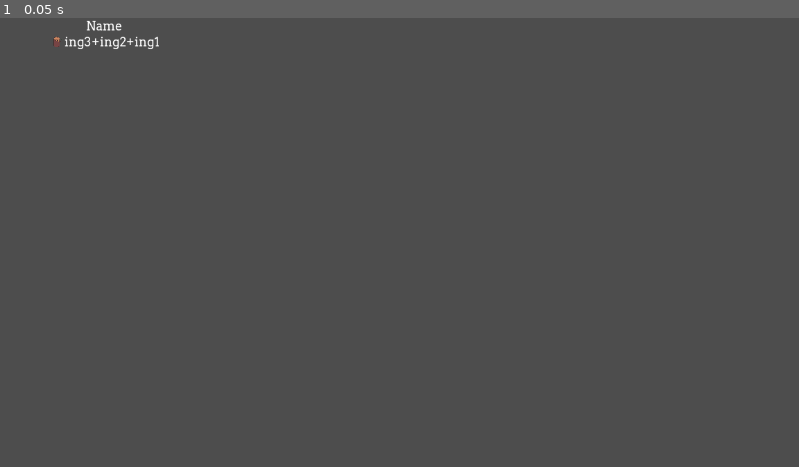
Above: before the commit, frame 1.
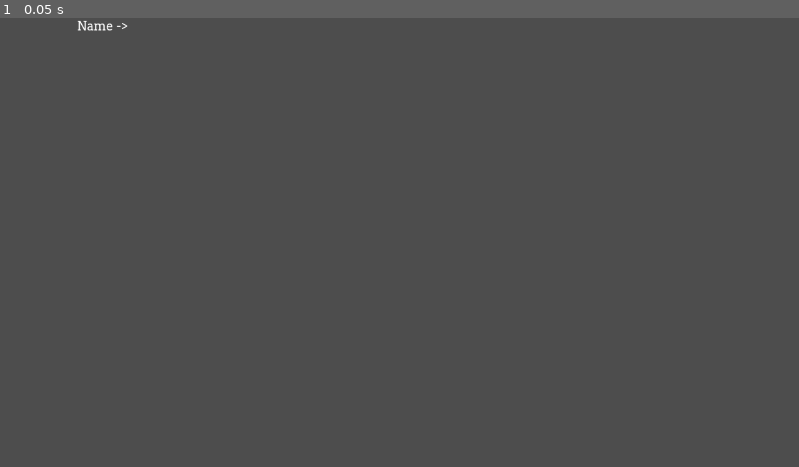
Above: after the commit, the same moment.

Repository: Girlies-stdio/elementalchemy
Game: Godot game, scene res://Scenes/recipe_tip.tscn
Two runs of this game, one before a commit and one after it. Both use one fixed random seed, a clock stepped at 60 frames per second and the inputs below. This scene is started directly instead of the project's main scene.
Inputs:
- Up to frame 1 (0.05 s): no input

The runs differ from the first frame. In frame 1, 0.2% of the frame differs, in the area x 6-20%, y 0-7%.

Commit message:
pretty tooltip

Diff:
--- a/Inventory/tool_tip.gd
+++ b/Inventory/tool_tip.gd
@@ -4,6 +4,7 @@
 @onready var parent = get_parent()
 @onready var isg = parent.itemStackGui
 @onready var show_tooltip = false
+
 func _ready():
 	if !parent.is_node_ready():
 		await parent.ready
@@ -17,24 +18,34 @@
 		var text = format_tooltip(RecipesLoader.recipes[isg.item.name])
 		var recipe = RecipesLoader.recipes[isg.item.name]
 		var ingredients = recipe["ingredients"]
+		var type = recipe["category"]
+
 		if text == null:
 			return ""
 
+		#Instantiate tooltip scene
 		var tooltip = preload("res://Scenes/recipe_tip.tscn").instantiate()
+
+		#Show name, picture of the ingredients & pot it grows in
 		tooltip.get_node("Panel/VBoxContainer/HBoxContainer2/name").text = recipe["name"]
 		tooltip.get_node("Panel/VBoxContainer/HBoxContainer2/name_text").texture = GlobalScript.findItem(recipe["name"]).texture
-		tooltip.get_node("Panel/VBoxContainer/HBoxContainer/HBoxContainer/ing1").text = ingredients[0]
-		tooltip.get_node("Panel/VBoxContainer/HBoxContainer/HBoxContainer2/ing2").text = ingredients[1]
-		tooltip.get_node("Panel/VBoxContainer/HBoxContainer/HBoxContainer3/ing3").text = ingredients[2]
-		tooltip.get_node("Panel/VBoxContainer/HBoxContainer/HBoxContainer/1").texture = GlobalScript.findItem(ingredients[0]).texture
-		tooltip.get_node("Panel/VBoxContainer/HBoxContainer/HBoxContainer2/2").texture = GlobalScript.findItem(ingredients[1]).texture
-		tooltip.get_node("Panel/VBoxContainer/HBoxContainer/HBoxContainer3/3").texture = GlobalScript.findItem(ingredients[2]).texture
+		var res = load("res://Inventory/Items/Pots/pot_tier"+type+".tres")
+		tooltip.get_node("Panel/VBoxContainer/HBoxContainer2/pot").texture = res.texture
+		tooltip.custom_minimum_size = Vector2(300.,25.)
 
-		#tooltip.visible = true
+		#If ingredient unlocked (and with a recipe) show the recipee too
+		if(inv_slot.unlocked && ingredients[0] != "X"):
+			tooltip.custom_minimum_size = Vector2(300.,50.)
+			tooltip.get_node("Panel/VBoxContainer/HBoxContainer/HBoxContainer/ing1").text = ingredients[0]
+			tooltip.get_node("Panel/VBoxContainer/HBoxContainer/HBoxContainer2/ing2").text = ingredients[1]
+			tooltip.get_node("Panel/VBoxContainer/HBoxContainer/HBoxContainer3/ing3").text = ingredients[2]
+			tooltip.get_node("Panel/VBoxContainer/HBoxContainer/HBoxContainer/1").texture = GlobalScript.findItem(ingredients[0]).texture
+			tooltip.get_node("Panel/VBoxContainer/HBoxContainer/HBoxContainer2/2").texture = GlobalScript.findItem(ingredients[1]).texture
+			tooltip.get_node("Panel/VBoxContainer/HBoxContainer/HBoxContainer3/3").texture = GlobalScript.findItem(ingredients[2]).texture
+			tooltip.get_node("Panel/VBoxContainer/HBoxContainer/Label2").show()
+			tooltip.get_node("Panel/VBoxContainer/HBoxContainer/Label").show()
 		return tooltip
-		#var label = Label.new()
-		#label.text = text
-		#return label
+
 	else:
 		return ""
 
@@ -50,8 +61,7 @@
 
 
 	inv_slot = Global.get_node("Inventory").slots[isg.item]
-	#show_tooltip = inv_slot.unlocked
-	show_tooltip = inv_slot.unlocked
+	show_tooltip = inv_slot
 
 func refresh_inv_slot():
 	if isg != null:
@@ -60,7 +70,5 @@
 func format_tooltip(recipe: Dictionary):
 	var ingredients = recipe["ingredients"]
 	var format_string = "%s : %s + %s + %s"
-	if ingredients[0] == "X":
-		return null
 	var formated = format_string % [recipe["name"], ingredients[0], ingredients[1], ingredients[2]]
 	return formated
--- a/Scenes/recipe_tip.tscn
+++ b/Scenes/recipe_tip.tscn
@@ -1,6 +1,5 @@
-[gd_scene load_steps=4 format=3 uid="uid://bo11xpo457oqp"]
+[gd_scene load_steps=3 format=3 uid="uid://bo11xpo457oqp"]
 
-[ext_resource type="Texture2D" uid="uid://ddguii78m3wyx" path="res://Assets/Items/wood.png" id="1_5evs6"]
 [ext_resource type="FontFile" uid="uid://b0bp2wrewjfxb" path="res://Assets/Fonts/Arvo-Regular.ttf" id="1_13nk4"]
 
 [sub_resource type="StyleBoxEmpty" id="StyleBoxEmpty_5evs6"]
@@ -41,6 +40,17 @@
 text = "Name"
 horizontal_alignment = 1
 
+[node name="arrow" type="Label" parent="Panel/VBoxContainer/HBoxContainer2"]
+layout_mode = 2
+theme_override_fonts/font = ExtResource("1_13nk4")
+theme_override_font_sizes/font_size = 18
+text = " -> "
+horizontal_alignment = 1
+
+[node name="pot" type="TextureRect" parent="Panel/VBoxContainer/HBoxContainer2"]
+layout_mode = 2
+expand_mode = 2
+
 [node name="HBoxContainer" type="HBoxContainer" parent="Panel/VBoxContainer"]
 layout_mode = 2
 alignment = 1
@@ -50,17 +60,16 @@
 
 [node name="1" type="TextureRect" parent="Panel/VBoxContainer/HBoxContainer/HBoxContainer"]
 layout_mode = 2
-texture = ExtResource("1_5evs6")
 expand_mode = 2
 
 [node name="ing1" type="Label" parent="Panel/VBoxContainer/HBoxContainer/HBoxContainer"]
 layout_mode = 2
 theme_override_fonts/font = ExtResource("1_13nk4")
 theme_override_font_sizes/font_size = 18
-text = "ing3"
 horizontal_alignment = 1
 
 [node name="Label2" type="Label" parent="Panel/VBoxContainer/HBoxContainer"]
+visible = false
 layout_mode = 2
 theme_override_fonts/font = ExtResource("1_13nk4")
 theme_override_font_sizes/font_size = 18
@@ -77,10 +86,10 @@
 layout_mode = 2
 theme_override_fonts/font = ExtResource("1_13nk4")
 theme_override_font_sizes/font_size = 18
-text = "ing2"
 horizontal_alignment = 1
 
 [node name="Label" type="Label" parent="Panel/VBoxContainer/HBoxContainer"]
+visible = false
 layout_mode = 2
 theme_override_fonts/font = ExtResource("1_13nk4")
 theme_override_font_sizes/font_size = 18
@@ -97,5 +106,4 @@
 layout_mode = 2
 theme_override_fonts/font = ExtResource("1_13nk4")
 theme_override_font_sizes/font_size = 18
-text = "ing1"
 horizontal_alignment = 1
